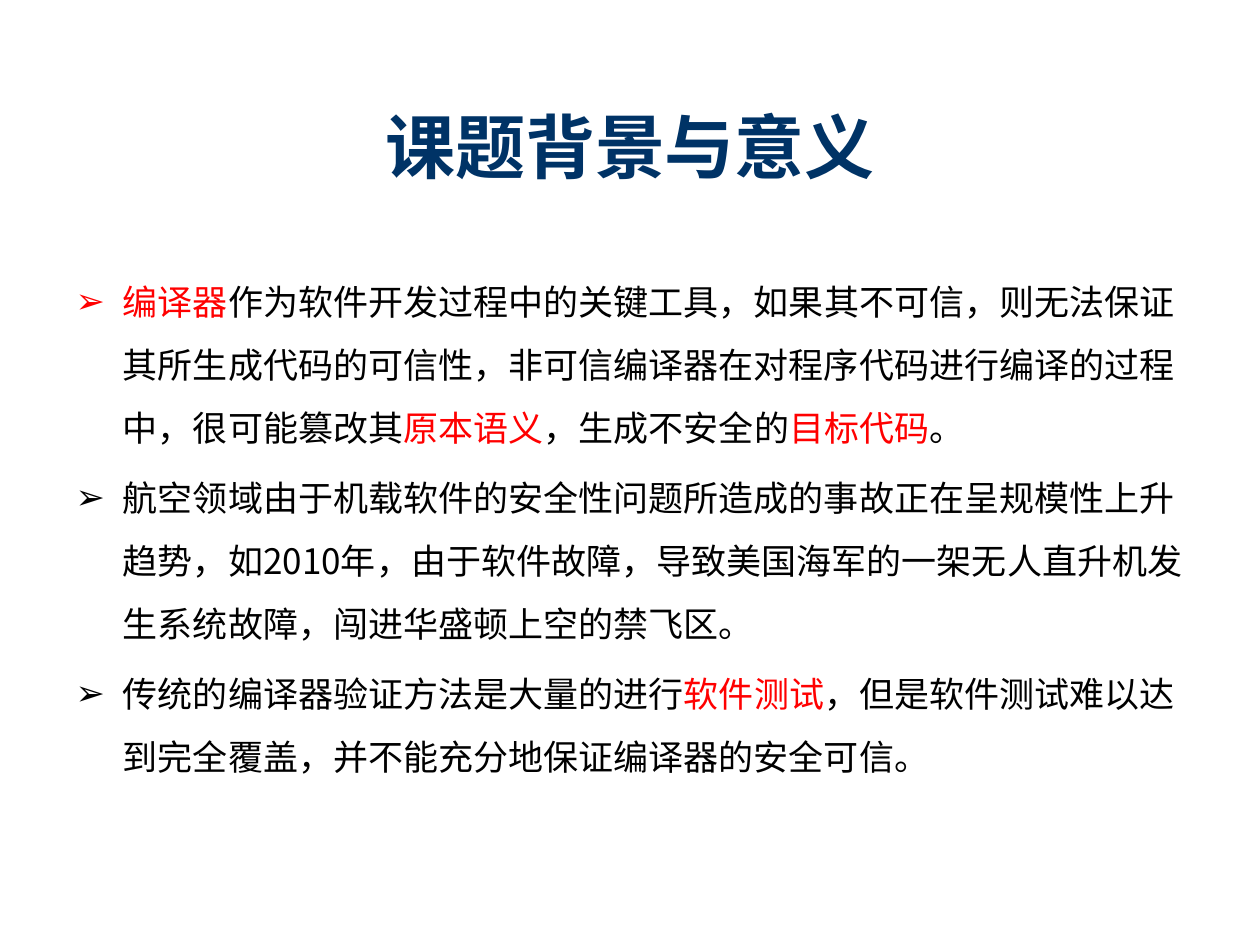
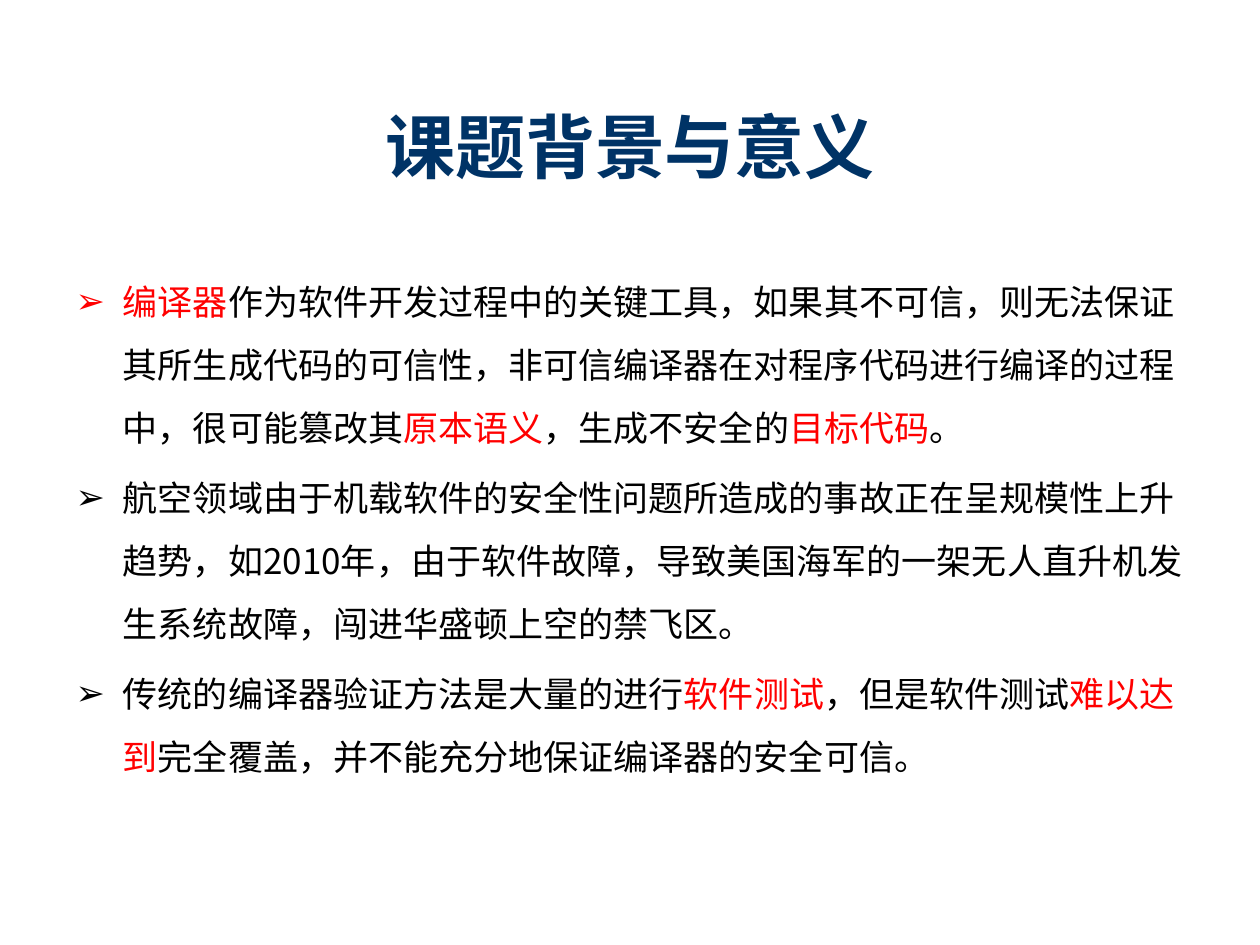
Before and after one commit to destiny1991/--2014--destiny, a slide deck: slide 5 of 开题/SY1406108_陈志伟_开题ppt.pptx. Drawn at 1260x945 pixels with LibreOffice and Linux fonts; fonts in the diff are those of the drawing; background and template pictures are left out. Boxes give left, top, right and bottom in pixels: in the first picture for what was removed or moved away, otherwise in the second. Text is boxed around its words. In the diff, an @@ line names an element or a change of style, - is before the commit and + after.

```diff
--- a/开题/SY1406108_陈志伟_开题ppt.pptx
+++ b/开题/SY1406108_陈志伟_开题ppt.pptx
@@ text at (123,677,1175,774): text colour #000000 to #FF0000 in "传统的编译器验证方法是大量的进行软件测试，但是软件测试难以达到完全覆盖，并不能充分地保证编译器的安全可信。" @@
```
Also in this commit, not shown: 1 other slide changed, 3 other files.
